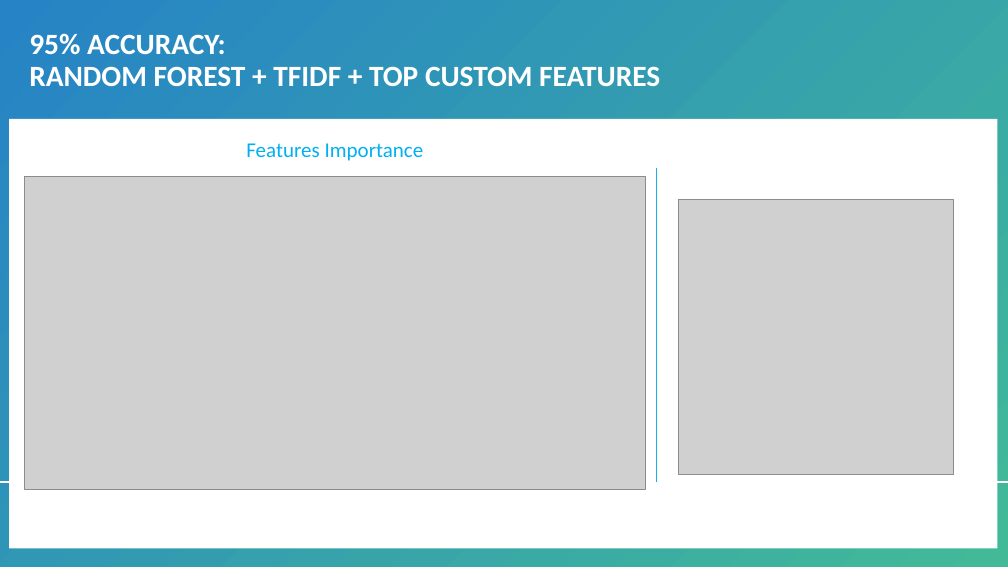
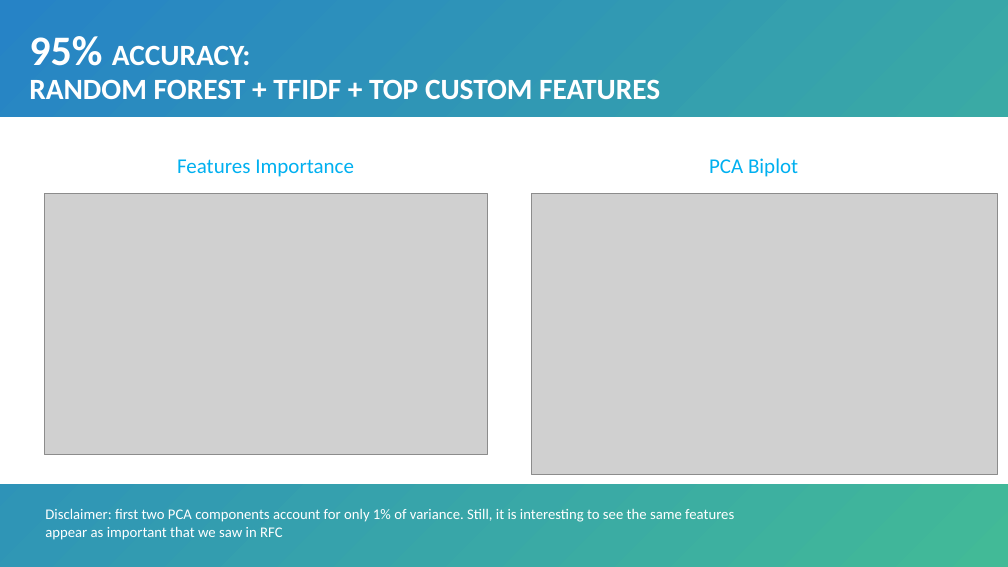
Before and after one commit to bmccabe96/Reddit_NLP, a slide deck: slide 8 of Mod4 Presentation.pptx. Drawn at 1008x567 pixels with LibreOffice and Linux fonts; fonts in the diff are those of the drawing; grey boxes stand for pictures. Boxes give left, top, right and bottom in pixels: in the first picture for what was removed or moved away, otherwise in the second. Text is boxed around its words. In the diff, an @@ line names an element or a change of style, - is before the commit and + after.

Commit message:
updated presentation

```diff
--- a/Mod4 Presentation.pptx
+++ b/Mod4 Presentation.pptx
@@ title "95% ACCURACY: RANDOM FOREST + ..." at (29,36,660,99): size 28 to 40 pt in "95%" @@
@@ rectangle: place and size @@
-rectangle at (9,119,997,548)
+rectangle at (0,117,1008,484)
@@ text "Features Importance": place and size @@
-text "Features Importance" at (246,143,424,161)
+text "Features Importance" at (177,159,354,177)
@@ line removed from (656, 169) to (656, 482) @@
@@ text added at (709,158,798,177), 20 pt, text #00B0F0 @@
+PCA Biplot
@@ picture: place and size @@
-picture at (24,176,645,489)
+picture at (45,194,488,454)
@@ picture: place and size @@
-picture at (679,200,954,475)
+picture at (532,194,997,474)
@@ line removed from (0, 482) to (1008, 482) @@
@@ text added at (45,508,734,540), 14 pt, text #FFFFFF @@
+Disclaimer: first two PCA components account for only 1% of variance. Still, it is interesting to see the same features appear as important that we saw in RFC
```
Also in this commit, not shown: 1 other slide changed.
